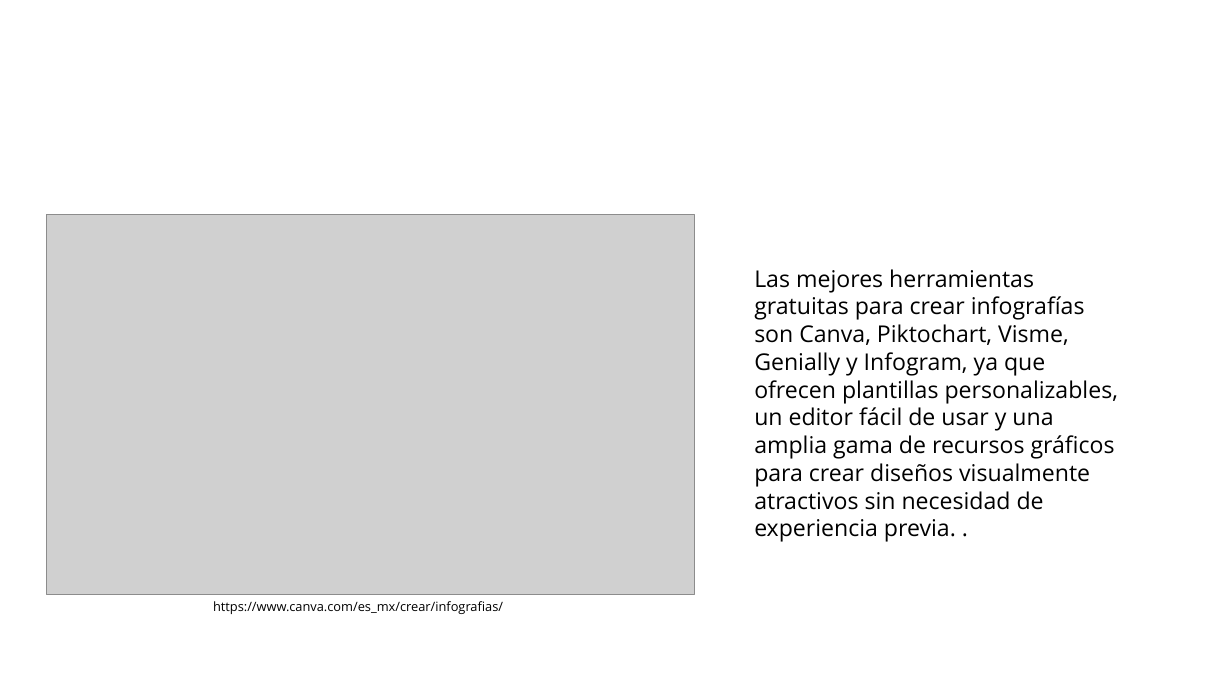
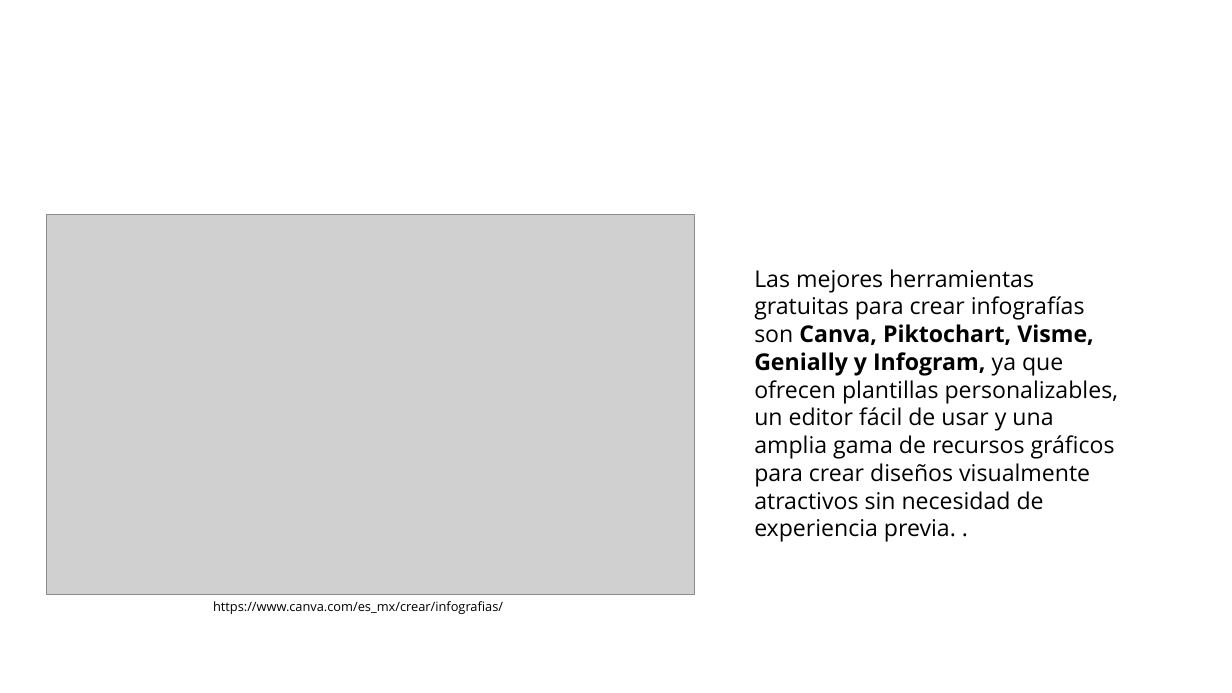
Before and after one commit to tattaforero/Material_ADSO_SENA, a slide deck: slide 8 of GA1-220501093-AA1-EV01-EV02-EV03-EV04/GA1-220501093-AA1-EV01-EV02-EV03-EV04.pptx (slide 7 before the commit). Drawn at 1232x693 pixels with LibreOffice and Linux fonts; fonts in the diff are those of the drawing; grey boxes stand for pictures; background and template pictures are left out. Boxes give left, top, right and bottom in pixels: in the first picture for what was removed or moved away, otherwise in the second. Text is boxed around its words. In the diff, an @@ line names an element or a change of style, - is before the commit and + after.

```diff
--- a/GA1-220501093-AA1-EV01-EV02-EV03-EV04/GA1-220501093-AA1-EV01-EV02-EV03-EV04.pptx
+++ b/GA1-220501093-AA1-EV01-EV02-EV03-EV04/GA1-220501093-AA1-EV01-EV02-EV03-EV04.pptx
@@ text "Las mejores herramientas gratuitas para ..." at bbox=[754, 269, 1118, 542]: bold on in "Canva, Piktochart, Visme, Genially y Infogram," @@
```
Also in this commit, not shown: 2 other slides changed, 1 slide added, 7 other files.
